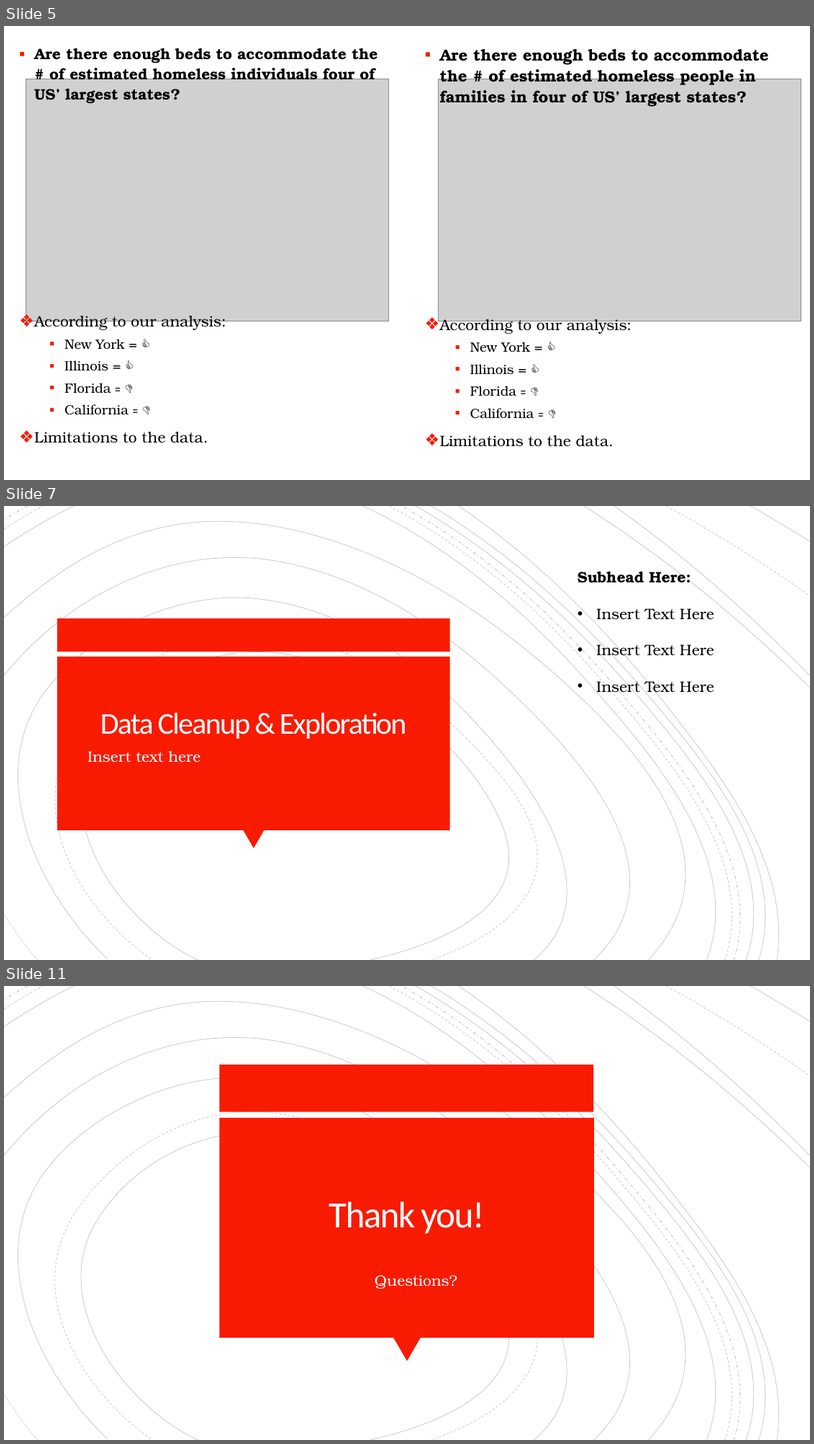
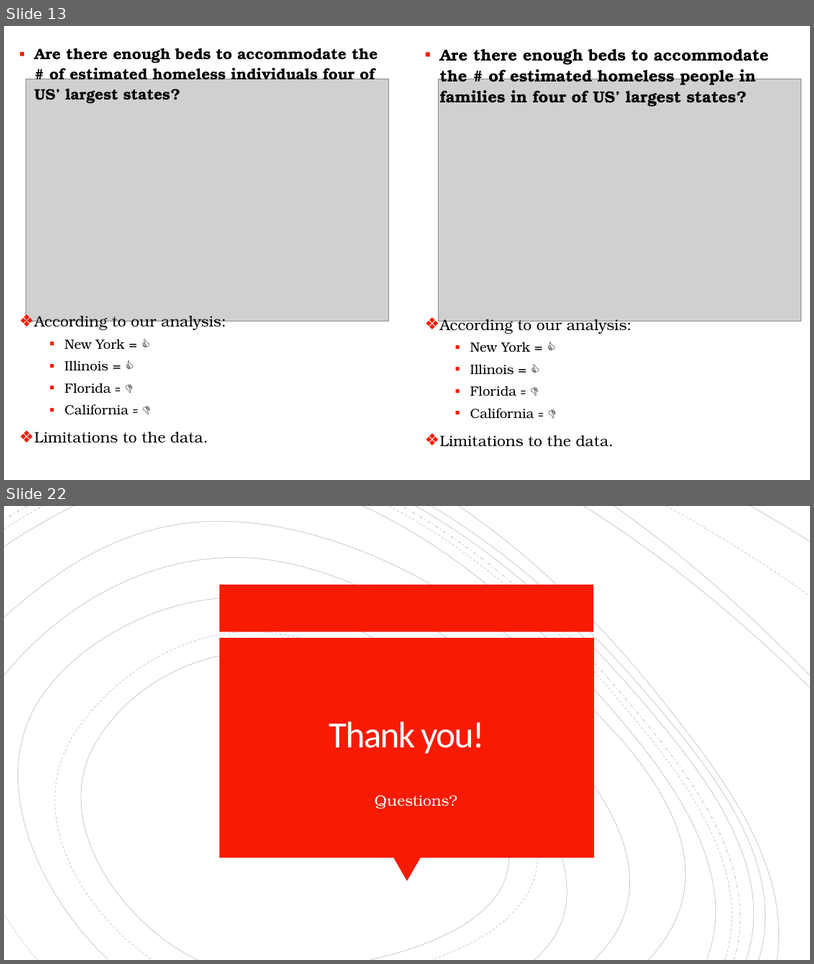
Before and after one commit to cic2003/Group3Project1, a slide deck: Homelessness Presentation_Project 1_ChidimaEdits.pptx. Shown one above the other, each under a label of ours: slides 5, 7 and 11 before the commit, slides 13 and 22 after it; the slides between them are not shown. The pictures are 814x1444 and 814x964 pixels, drawn with LibreOffice and Linux fonts; fonts in the diff are those of the drawing; grey boxes stand for pictures. Boxes give left, top, right and bottom in pixels: in the first picture for what was removed or moved away, otherwise in the second. Text is boxed around its words. In the diff, an @@ line names an element or a change of style, - is before the commit and + after.

```diff
--- a/Homelessness Presentation_Project 1_ChidimaEdits.pptx
+++ b/Homelessness Presentation_Project 1_ChidimaEdits.pptx
@@ slide 7 removed at [4,506,810,960], background #FFFFFF; not listed: 19 template elements that a slide beside it also shows @@
@@ text removed at [578,568,715,696] @@
-Subhead Here:
-• Insert Text Here
-• Insert Text Here
-• Insert Text Here
@@ rectangle removed at [57,618,450,651] @@
@@ rectangle removed at [57,656,450,830] @@
@@ title removed at [100,713,406,739] @@
-Data Cleanup & Exploration
@@ text removed at [88,751,201,762] @@
-• Insert text here
@@ triangle removed at [244,830,265,848] @@
@@ what was slide 5 is now slide 13 @@
@@ what was slide 11 is now slide 22 @@
```
Also in this commit, not shown: 3 slides changed, 17 slides added, 5 other slides removed.
